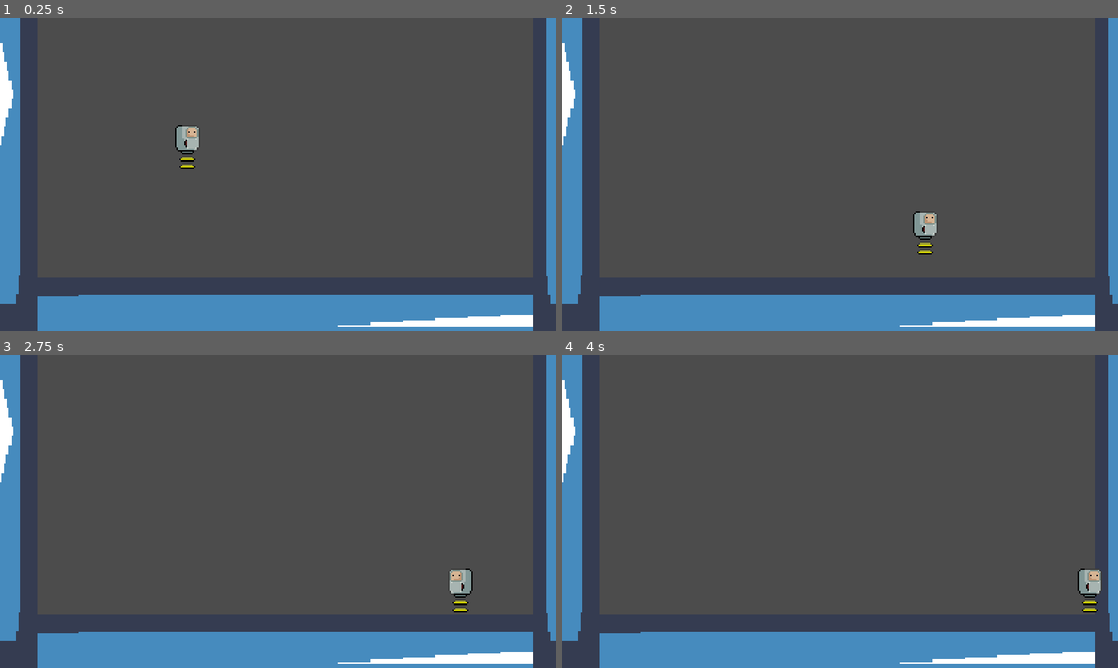
Above: before the commit, frames 1-4 (two rows, left to right).
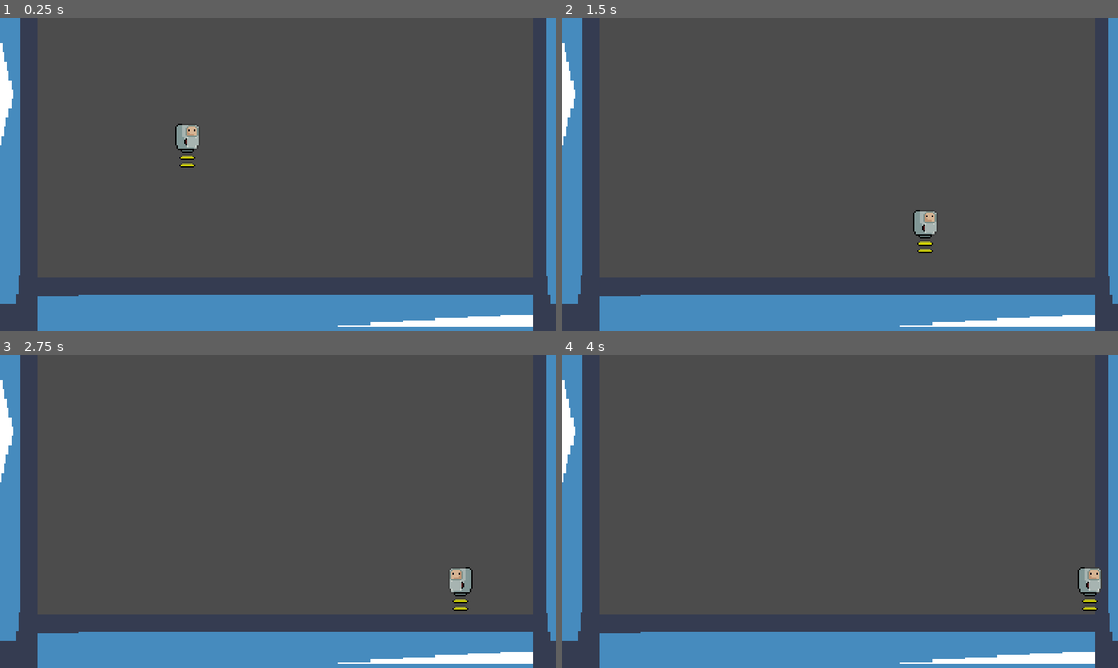
Above: after the commit, the same moments.

Repository: bruhrator420/MAD-Game-Jam-Project
Game: Godot game, scene res://Scenes/Level.tscn
Two runs of this game, one before a commit and one after it. Both use one fixed random seed, a clock stepped at 60 frames per second and the inputs below. The project has no main scene, so this scene is started directly. The engine's default icon, where the game draws it, is replaced by a stand-in: a white triangle on a blue panel in a dark square.
Inputs:
- Up to frame 1 (0.25 s): no input
- Up to frame 2 (1.5 s): hold Right (ui_right) from 0.53 s (still down); tap Space (jump) at 0.77 s
- Up to frame 3 (2.75 s): tap Space (jump) at 1.52 s; release Right (ui_right) at 2.03 s; hold Left (ui_left) from 2.03 s (still down)
- Up to frame 4 (4 s): release Left (ui_left) at 2.78 s; hold Right (ui_right) from 2.78 s (still down); tap Space (jump) at 3.02, 3.77 s

The runs differ from the first frame. In frame 1, 0.2% of the frame differs, in the area x 31-36%, y 33-49%; in frame 2, 0.2%; in frame 3, 0.2%; in frame 4, 0.2%.

Commit message:
Update Player.tscn

Diff:
--- a/Project/Scenes/Player.tscn
+++ b/Project/Scenes/Player.tscn
@@ -31,7 +31,7 @@
 animations = [ {
 "frames": [ SubResource( 3 ), SubResource( 4 ), SubResource( 5 ) ],
 "loop": true,
-"name": "default",
+"name": "walk",
 "speed": 5.0
 }, {
 "frames": [ SubResource( 6 ), SubResource( 7 ), SubResource( 8 ) ],
@@ -52,7 +52,7 @@
 
 [node name="Sprite" type="AnimatedSprite" parent="."]
 frames = SubResource( 2 )
-frame = 2
+animation = "walk"
 
 [node name="CollisionShape2D" type="CollisionShape2D" parent="."]
 position = Vector2( -2, 2 )
